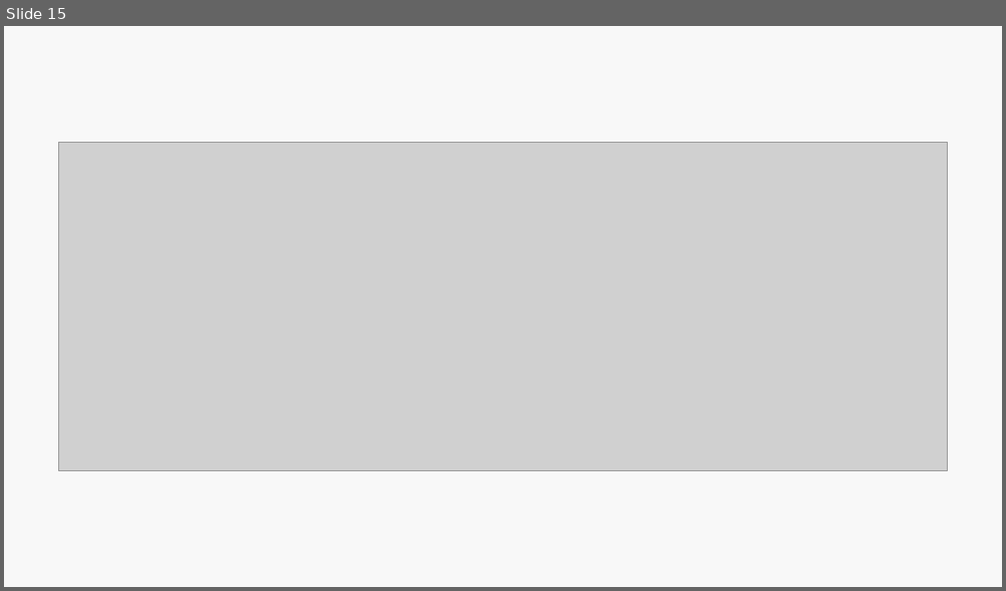
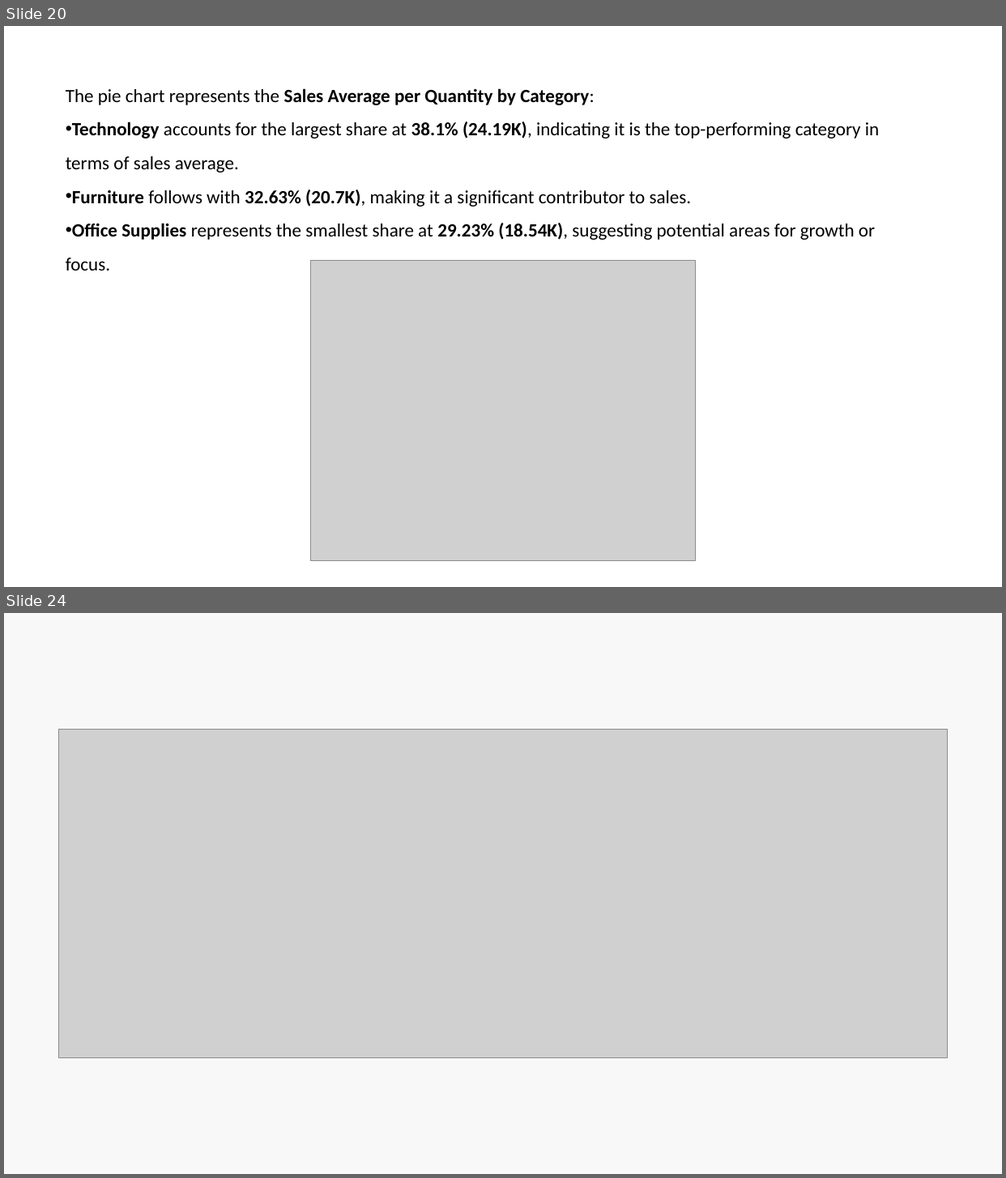
Before and after one commit to KeshavRuhela/infosysSpringboard5.0, a slide deck: ppt/project status 1.pptx. Shown one above the other, each under a label of ours: slide 15 before the commit, slides 20 and 24 after it; the slides between them are not shown. The pictures are 1006x591 and 1006x1178 pixels, drawn with LibreOffice and Linux fonts; fonts in the diff are those of the drawing; grey boxes stand for pictures. Boxes give left, top, right and bottom in pixels: in the first picture for what was removed or moved away, otherwise in the second. Text is boxed around its words. In the diff, an @@ line names an element or a change of style, - is before the commit and + after.

```diff
--- a/ppt/project status 1.pptx
+++ b/ppt/project status 1.pptx
@@ slide 20 added at bbox=[4, 26, 1002, 587], background #FFFFFF @@
@@ text added at bbox=[66, 88, 879, 271], 18 pt, text #000000 @@
+The pie chart represents the Sales Average per Quantity by Category:
+• Technology accounts for the largest share at 38.1% (24.19K), indicating it is the top-performing category in terms of sales average.
+• Furniture follows with 32.63% (20.7K), making it a significant contributor to sales.
+• Office Supplies represents the smallest share at 29.23% (18.54K), suggesting potential areas for growth or focus.
@@ picture added at bbox=[311, 260, 696, 561] @@
@@ what was slide 15 is now slide 24 @@
```
Also in this commit, not shown: 12 other slides added, 5 slides removed.
